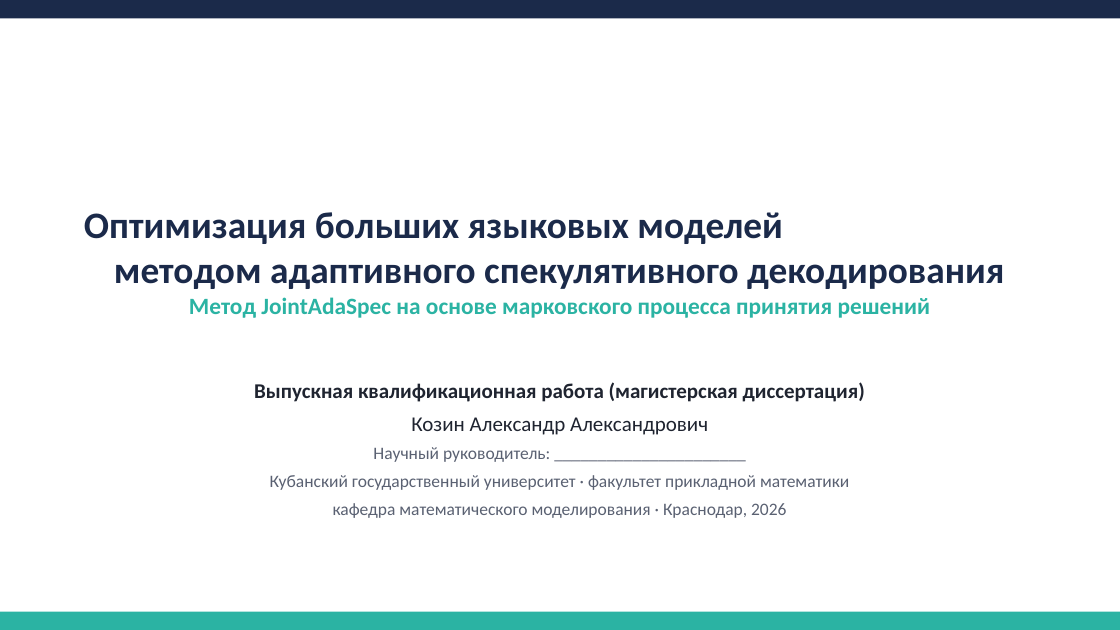
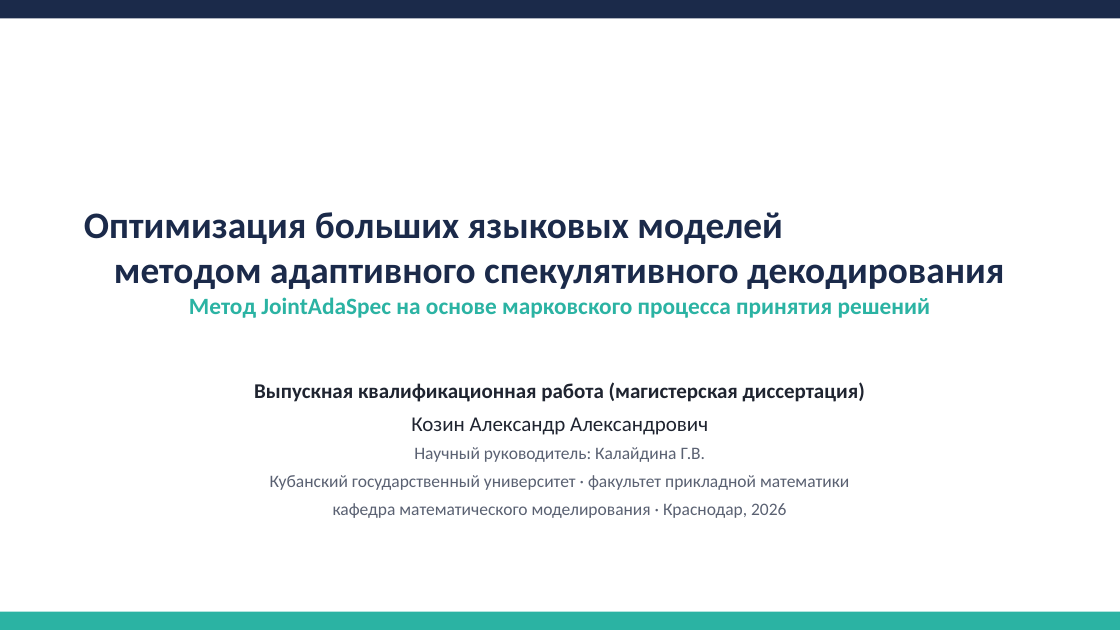
Before and after one commit to levvius/adaptive-speculative-decoding, a slide deck: slide 1 of papers/dist/JointAdaSpec_defense.pptx. Drawn at 1120x630 pixels with LibreOffice and Linux fonts; fonts in the diff are those of the drawing. Boxes give left, top, right and bottom in pixels: in the first picture for what was removed or moved away, otherwise in the second. Text is boxed around its words. In the diff, an @@ line names an element or a change of style, - is before the commit and + after.

```diff
--- a/papers/dist/JointAdaSpec_defense.pptx
+++ b/papers/dist/JointAdaSpec_defense.pptx
@@ text at (x1=414, y1=447, x2=706, y2=462): text changed @@
-Научный руководитель: ______________________
+Научный руководитель: Калайдина Г.В.
```
Also in this commit, not shown: 4 other slides changed, 2 other files.
